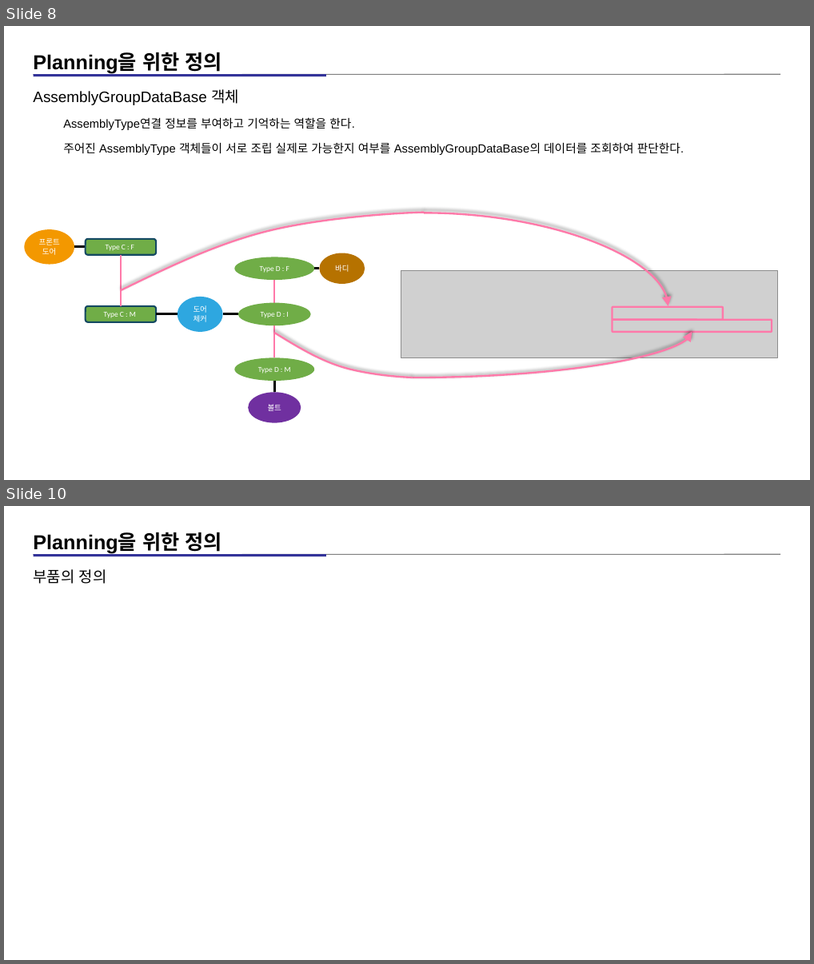
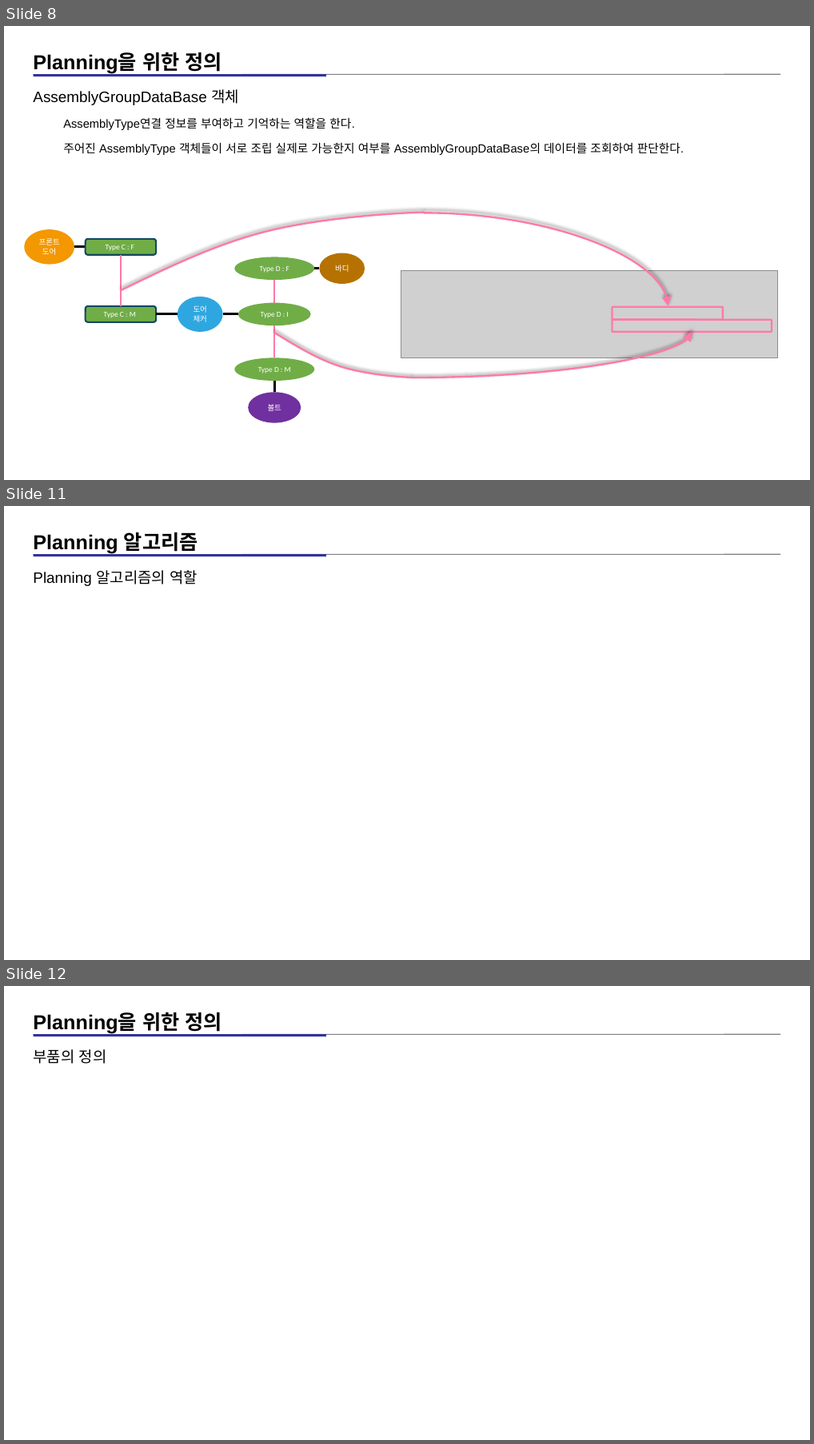
Before and after one commit to kimz1121/test, a slide deck: 현대차 심볼릭 플레너 예시 설명 자료_00.pptx. Shown one above the other, each under a label of ours: slides 8 and 10 before the commit, slides 8, 11 and 12 after it; the slides between them are not shown. The pictures are 814x964 and 814x1444 pixels, drawn with LibreOffice and Linux fonts; fonts in the diff are those of the drawing; grey boxes stand for pictures. Boxes give left, top, right and bottom in pixels: in the first picture for what was removed or moved away, otherwise in the second. Text is boxed around its words. In the diff, an @@ line names an element or a change of style, - is before the commit and + after.

```diff
--- a/현대차 심볼릭 플레너 예시 설명 자료_00.pptx
+++ b/현대차 심볼릭 플레너 예시 설명 자료_00.pptx
@@ slide 11 added at (x1=4, y1=506, x2=810, y2=960), background #FFFFFF @@
@@ text added at (x1=33, y1=532, x2=198, y2=555), 24 pt, text #000000, bold @@
+Planning 알고리즘
@@ line added from (33, 554) to (782, 554), #808080 1 pt @@
@@ rectangle added at (x1=33, y1=554, x2=326, y2=557), fill #333399 @@
@@ text added at (x1=33, y1=570, x2=198, y2=586), 18 pt, text #000000 @@
+Planning 알고리즘의 역할
@@ what was slide 10 is now slide 12 @@
```
Also in this commit, not shown: 1 slide changed, 1 other slide added, 2 other files.
